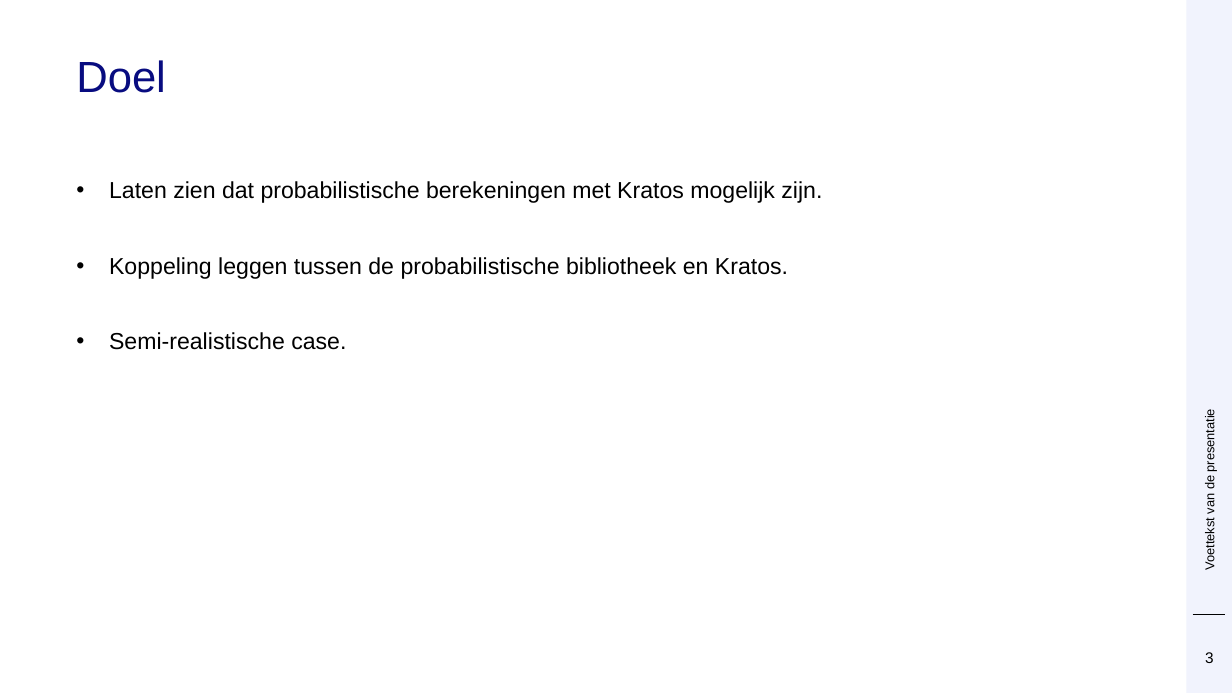
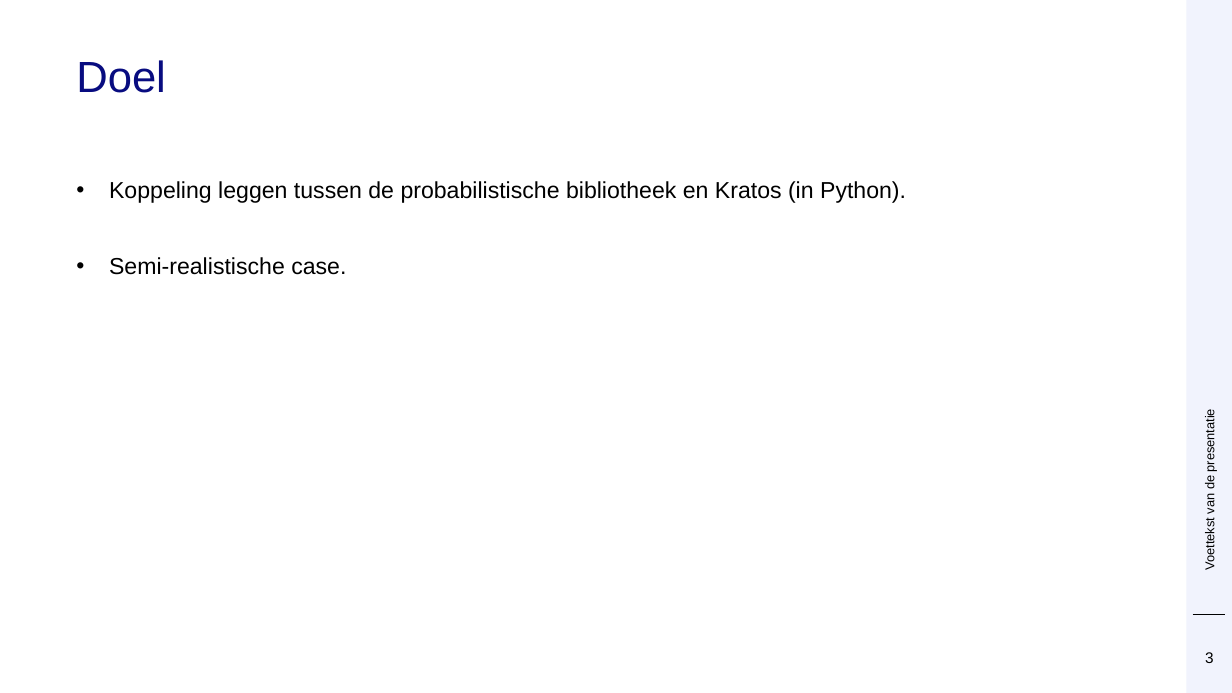
Before and after one commit to Deltares/ProbabilisticLibrary, a slide deck: slide 3 of sources/Deltares.Probabilistic.PWrapper.Examples/kratos/Prob Kratos DSD.pptx. Drawn at 1232x693 pixels with LibreOffice and Linux fonts; fonts in the diff are those of the drawing; background and template pictures are left out. Boxes give left, top, right and bottom in pixels: in the first picture for what was removed or moved away, otherwise in the second. Text is boxed around its words. In the diff, an @@ line names an element or a change of style, - is before the commit and + after.

```diff
--- a/sources/Deltares.Probabilistic.PWrapper.Examples/kratos/Prob Kratos DSD.pptx
+++ b/sources/Deltares.Probabilistic.PWrapper.Examples/kratos/Prob Kratos DSD.pptx
@@ text at <box>109,181,906,203</box>: text changed @@
-• Laten zien dat probabilistische berekeningen met Kratos mogelijk zijn.
-• Koppeling leggen tussen de probabilistische bibliotheek en Kratos.
+• Koppeling leggen tussen de probabilistische bibliotheek en Kratos (in Python).
```
Also in this commit, not shown: 9 other slides changed, 1 slide removed, 2 other files.
